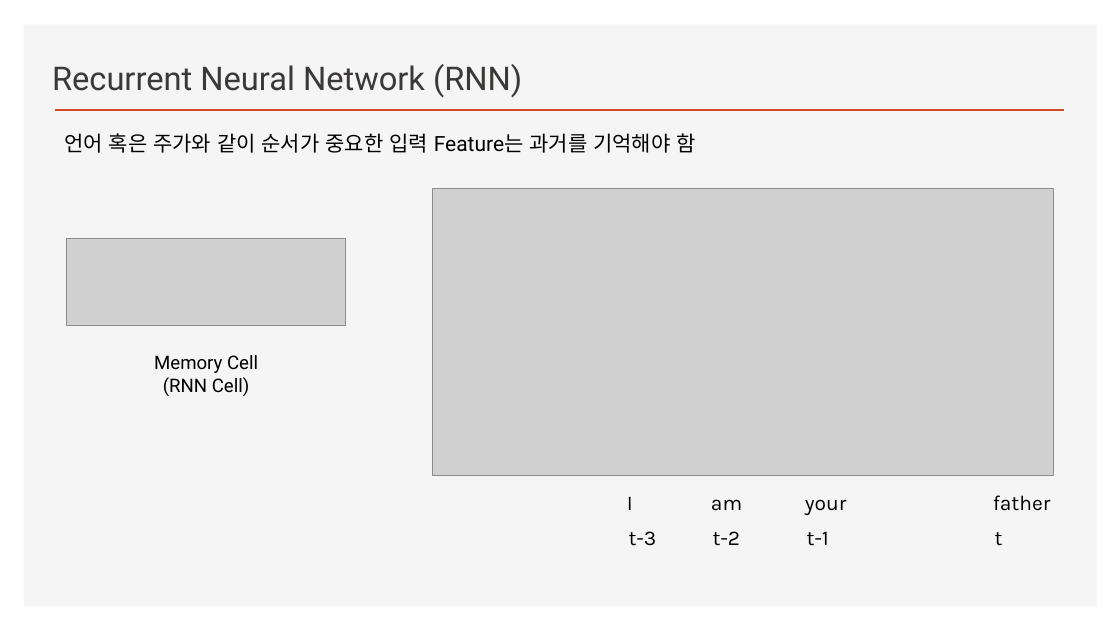
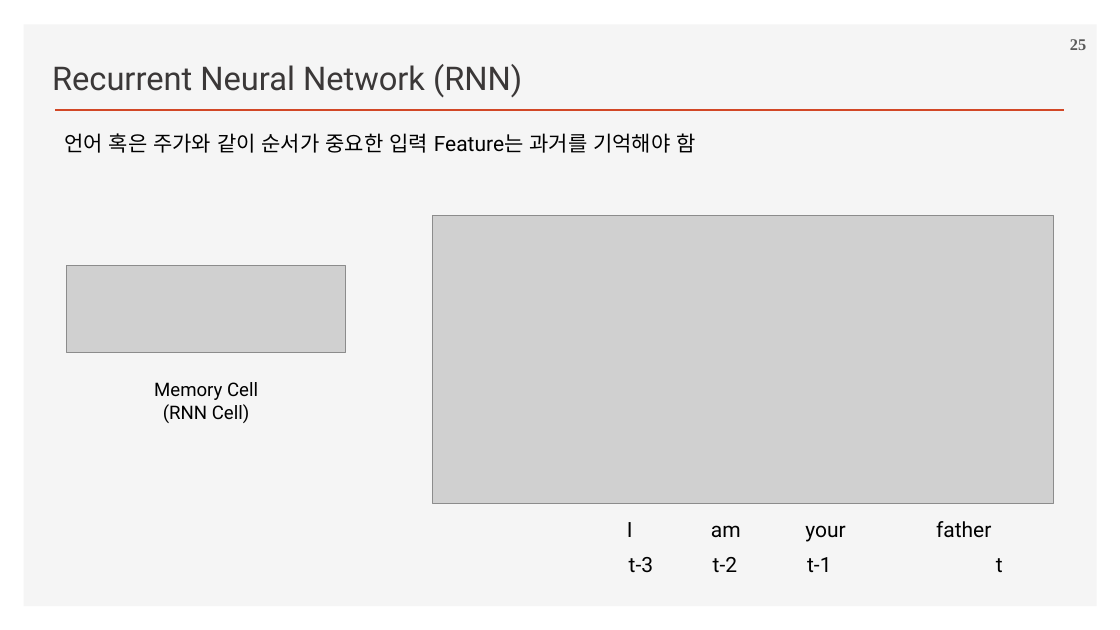
Before and after one commit to ancestor9/2026_Fall_Deep-Learning-with-Python, a slide deck: slide 25 of Chapter 13 Timeseries forecasting.pptx (slide 26 before the commit). Drawn at 1120x630 pixels with LibreOffice and Linux fonts; fonts in the diff are those of the drawing; grey boxes stand for pictures; background and template pictures are left out. Boxes give left, top, right and bottom in pixels: in the first picture for what was removed or moved away, otherwise in the second. Text is boxed around its words. In the diff, an @@ line names an element or a change of style, - is before the commit and + after.

```diff
--- a/Chapter 13 Timeseries forecasting.pptx
+++ b/Chapter 13 Timeseries forecasting.pptx
@@ page number added at (x1=1070, y1=39, x2=1086, y2=50), 14 pt, text #595959, bold @@
+25
@@ 2 pictures, 2 texts moved together from (x1=67, y1=189, x2=1053, y2=546) to (x1=67, y1=216, x2=1053, y2=573) @@
@@ text "I am your father" at (x1=627, y1=521, x2=991, y2=542): font Karla to Roboto @@
@@ text "I am your father" moved from (x1=627, y1=495, x2=1051, y2=515) to (x1=627, y1=521, x2=991, y2=542) @@
@@ text "t-3 t-2 t-1 t" at (x1=629, y1=557, x2=1003, y2=573): font Karla to Roboto @@
```
Also in this commit, not shown: 17 other slides changed, 7 slides added.
